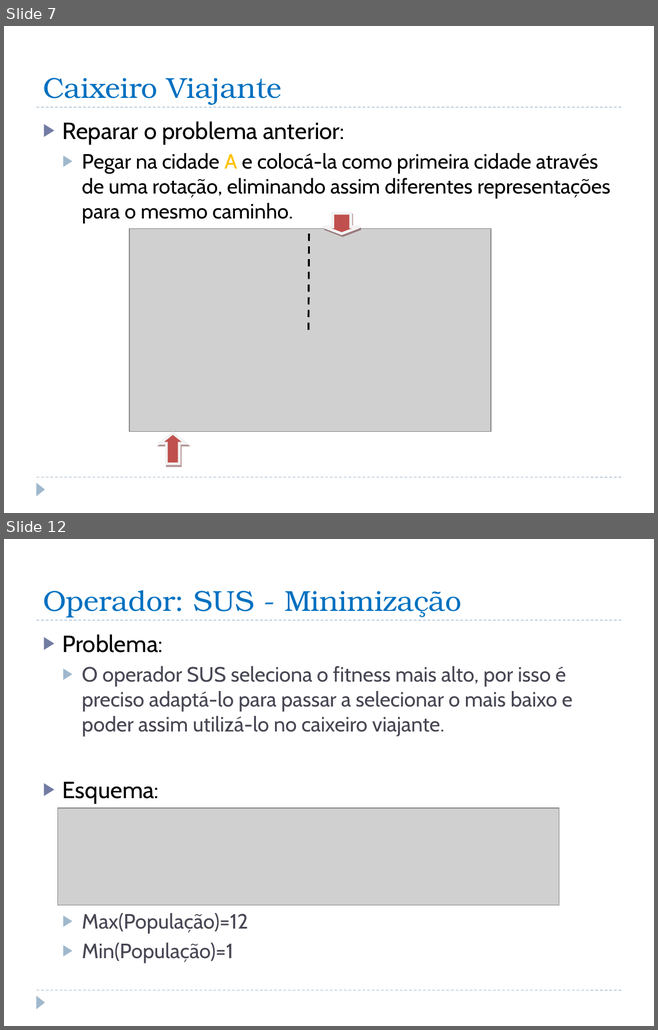
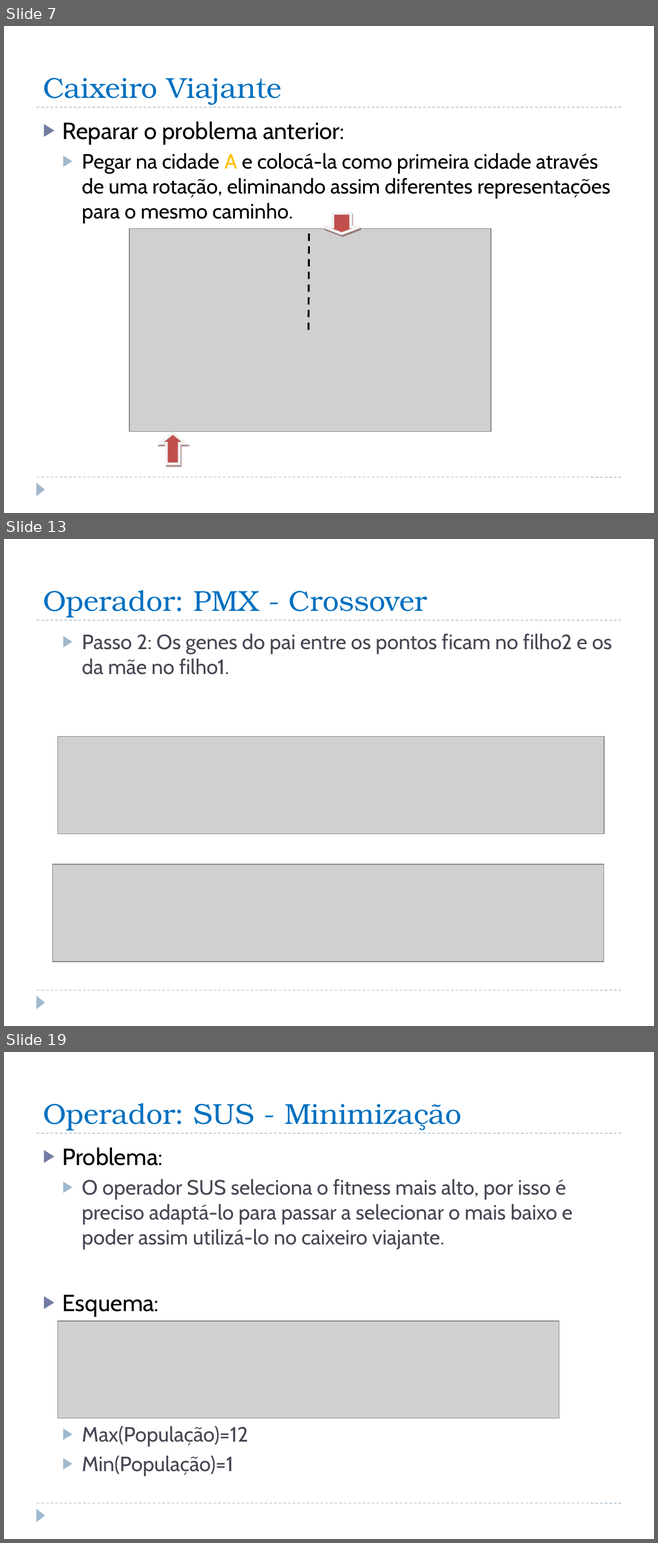
Before and after one commit to iptomar/inovative_11-12, a slide deck: versao03/CaixeiroViajante_apresentacao.pptx. Shown one above the other, each under a label of ours: slides 7 and 12 before the commit, slides 7, 13 and 19 after it; the slides between them are not shown. The pictures are 658x1030 and 658x1543 pixels, drawn with LibreOffice and Linux fonts; fonts in the diff are those of the drawing; grey boxes stand for pictures. Boxes give left, top, right and bottom in pixels: in the first picture for what was removed or moved away, otherwise in the second. Text is boxed around its words. In the diff, an @@ line names an element or a change of style, - is before the commit and + after.

Commit message:
Entrega de Operador PMX e Inversion

```diff
--- a/versao03/CaixeiroViajante_apresentacao.pptx
+++ b/versao03/CaixeiroViajante_apresentacao.pptx
@@ slide 13 added at [4, 539, 654, 1026], background #FFFFFF; not listed: 3 template elements that a slide beside it also shows @@
@@ title added at [43, 590, 427, 618], 32 pt, text #0070C0 @@
+Operador: PMX - Crossover
@@ text added at [82, 634, 611, 675], 23 pt, text #464653 @@
+  ▶ Passo 2: Os genes do pai entre os pontos ficam no filho2 e os da mãe no filho1.
@@ picture added at [58, 736, 604, 834] @@
@@ picture added at [53, 864, 604, 962] @@
@@ what was slide 12 is now slide 19 @@
```
Also in this commit, not shown: 5 slides changed, 9 other slides added, 10 other files.
